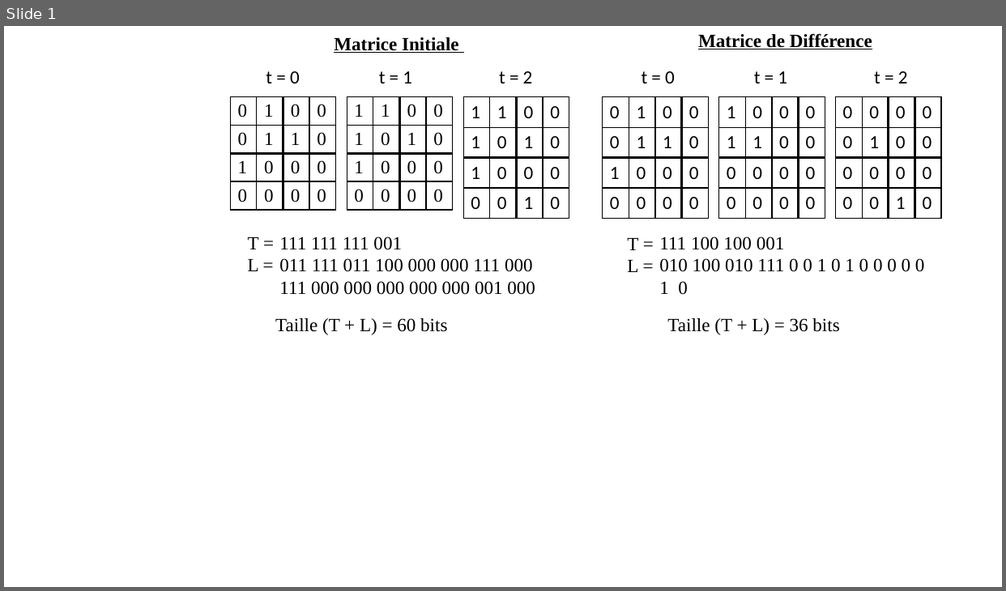
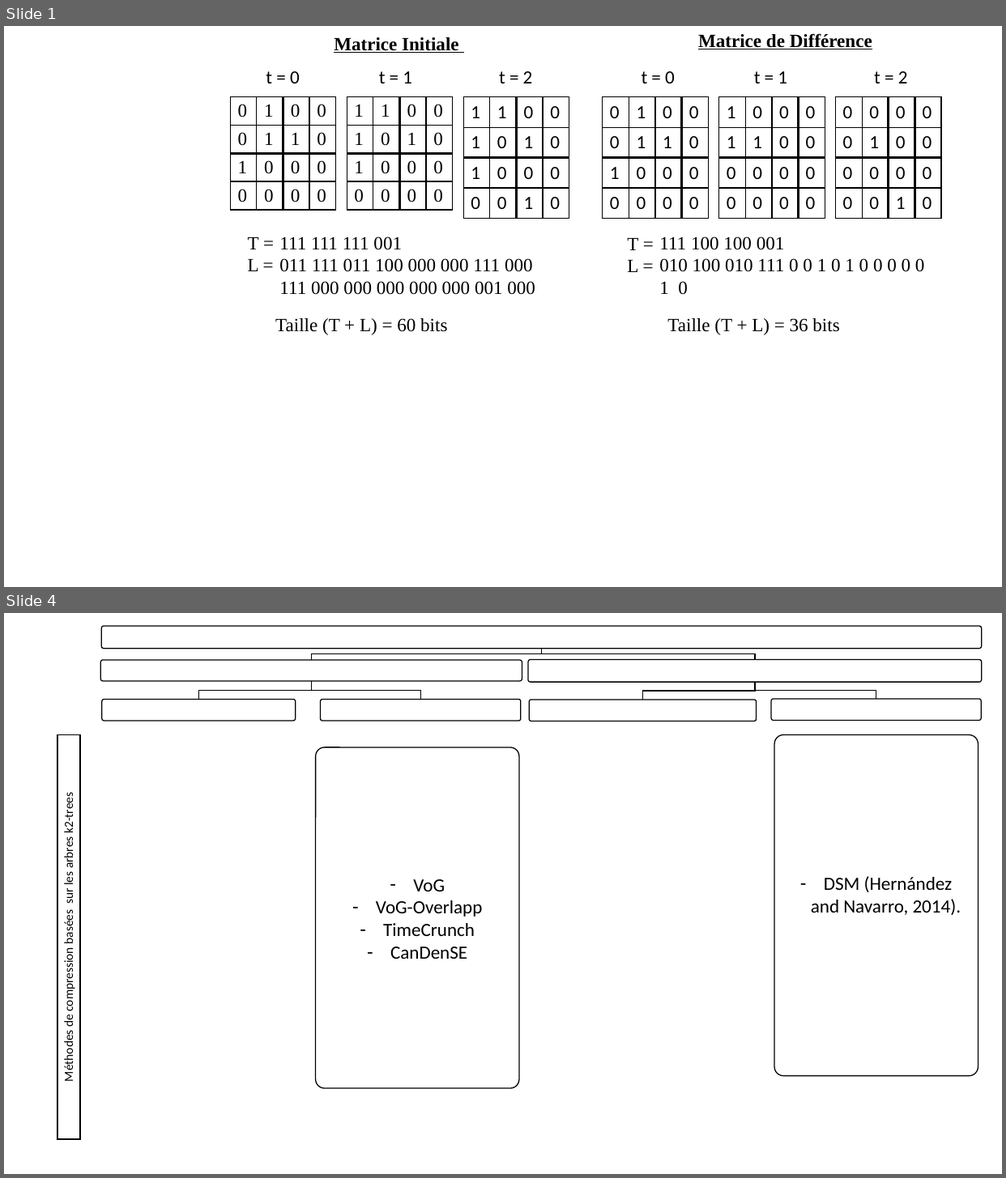
Before and after one commit to GraphCompressionProject/MasterReport, a slide deck: ressources/psd/Présentation1.pptx. Shown one above the other, each under a label of ours: slide 1 before the commit, slides 1 and 4 after it; the slides between them are not shown. The pictures are 1006x591 and 1006x1178 pixels, drawn with LibreOffice and Linux fonts; fonts in the diff are those of the drawing. Boxes give left, top, right and bottom in pixels: in the first picture for what was removed or moved away, otherwise in the second. Text is boxed around its words. In the diff, an @@ line names an element or a change of style, - is before the commit and + after.

```diff
--- a/ressources/psd/Présentation1.pptx
+++ b/ressources/psd/Présentation1.pptx
@@ slide 4 added at [4, 613, 1002, 1174], background #FFFFFF @@
@@ group added at [100, 626, 982, 722]: 7 rounded rectangles, 6 freeform shapes @@
@@ rectangle added at [57, 735, 80, 1140], fill #FFFFFF, outline #000000 1 pt @@
@@ rounded rectangle added at [315, 747, 519, 1089], fill #FFFFFF, outline #000000 1 pt, 18 pt, text #000000 @@
+– VoG
+– VoG-Overlapp
+– TimeCrunch
+– CanDenSE
@@ rounded rectangle added at [774, 735, 978, 1076], fill #FFFFFF, outline #000000 1 pt, 18 pt, text #000000 @@
+– DSM (Hernández and Navarro, 2014).
@@ text added at [61, 798, 76, 1080], 12 pt, text #000000 @@
+Méthodes de compression basées sur les arbres k2-trees
```
Also in this commit, not shown: 1 other slide added, 2 other files.
